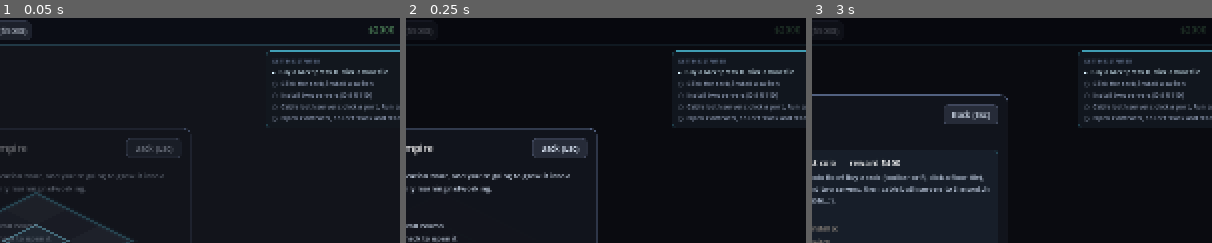
Above: before the commit, frames 1-3 (left to right).
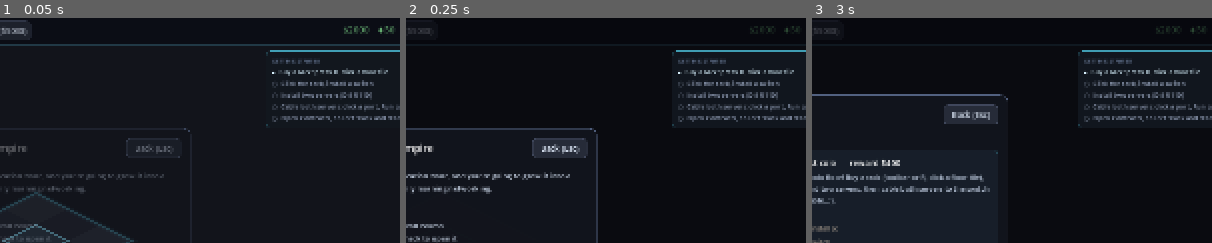
Above: after the commit, the same moments.

Repository: alukacs03/packet-empire
Game: Godot game, scene res://scenes/main.tscn
The game is run twice, just before and just after one commit, with the same random seed, the same clock (stepped at 60 frames per second) and the same inputs.
Inputs:
- Up to frame 1 (0.05 s): no input
- Up to frame 2 (0.25 s): no input
- Up to frame 3 (3 s): click "Select (Q)" at 0.5 s; click "Place rack (R)" at 1.25 s; click "Contracts" at 2 s; click "Open Contracts" at 2.75 s
The pictures show only the part of the screen within x 46-96%, y 0-50%; the shares and areas given below are measured in that part.

The runs differ from the first frame. In frame 1, 0.2% of the frame differs, in the area x 86-98%, y 3-8%; in frame 2, 0.1%; in frame 3, 0.1%.

Commit message:
NAT in the interface editor, internet-facing hosting offers, reputation
Interface editor gains a none/inside/outside NAT selector on
routers/firewalls (CLI/UI parity). Marketplace generates premium
public-hosting offers once you have transit — verified by the upstream
actually reaching the hosted address, which requires the prefix to be
announced (inbound doesn't ride on masquerade; the tests encode that
distinction). Reputation (0-100, in the HUD) climbs with healthy deal
cycles, drops on breaches and security incidents, and scales generated
customer budgets. SLA breaches now log to the event feed. 98 checks.

Closes #25, Closes #26, Closes #27

Co-Authored-By: Claude Fable 5 <noreply@anthropic.com>
Claude-Session: https://claude.ai/code/session_01EKD4BHa7oP7MbaV92exfB1

Diff:
--- a/scripts/game.gd
+++ b/scripts/game.gd
@@ -49,6 +49,7 @@
 var stage := 0
 var contracts_done: Array = []
 var cycle := 0
+var reputation := 50  # 0-100; feeds customer budgets
 var events: Array = []  # operational event log (newest first)
 var incidents_seen := {}  # "srv|dev" -> true, one breach per exposed pair
 var offers: Array = []  # open marketplace offers
@@ -162,6 +163,7 @@
 				if Sim.ping(srv, mgmt_ip)["ok"]:
 					incidents_seen[key] = true
 					cost += 100
+					reputation = maxi(0, reputation - 5)
 					log_event("SECURITY: %s's machine %s reached %s management at %s — incident response -$100. Isolate your management plane (firewall it off from customer networks)!"
 						% [deal["customer"], srv.name, d.name, mgmt_ip])
 					break
@@ -185,6 +187,8 @@
 			if not r["t"].call():
 				ok = false
 				break
+		if sla_status.get(c["id"], true) and not ok:
+			log_event("SLA BREACH: '%s' (%s) is down — fees suspended." % [c["title"], c["customer"]])
 		sla_status[c["id"]] = ok
 		if ok:
 			earned += int(c["reward"]) / 10
@@ -203,6 +207,9 @@
 		deal["healthy"] = Market.check(deal["kind"], deal["params"])
 		if deal["healthy"]:
 			earned += int(deal["fee"])
+			reputation = mini(100, reputation + 1)
+		else:
+			reputation = maxi(0, reputation - 3)
 	for offer in offers.duplicate():
 		if not (offer is Dictionary) or not offer.has("ttl"):
 			offers.erase(offer)  # defensive: drop malformed offers
@@ -422,6 +429,7 @@
 		link_data.append([l.a.dev.name, l.a.name, l.b.dev.name, l.b.name])
 	var f := FileAccess.open(save_path, FileAccess.WRITE)
 	f.store_string(JSON.stringify({"money": money, "stage": stage, "cycle": cycle,
+		"reputation": reputation,
 		"events": events, "incidents_seen": incidents_seen, "counters": _counter,
 		"contracts_done": contracts_done, "offers": offers, "deals": deals,
 		"racks": rack_data, "devices": devs, "links": link_data}, "  "))
@@ -449,6 +457,7 @@
 	stage = int(data.get("stage", 0))
 	offers = data.get("offers", [])
 	cycle = int(data.get("cycle", 0))
+	reputation = int(data.get("reputation", 50))
 	events = data.get("events", [])
 	incidents_seen = data.get("incidents_seen", {})
 	deals = data.get("deals", [])
--- a/scripts/market.gd
+++ b/scripts/market.gd
@@ -17,6 +17,9 @@
 	"dhcp_pool": {"base": 80, "spread": 70,
 		"brief": "We keep plugging in machines. Run DHCP for our subnet %s.0/24 — at least one client must hold a lease.",
 		"costs": "A server running dhcpd (from $400). Little extra power."},
+	"public_hosting": {"base": 220, "spread": 160,
+		"brief": "We want a public web presence: host our server at %s and make it reachable FROM THE INTERNET (your upstream must be able to reach it — think BGP announcement or NAT... announcement, since it must accept inbound).",
+		"costs": "A server + working transit (uplink, BGP session, prefix announced). Premium tier."},
 	"secure_host": {"base": 130, "spread": 110,
 		"brief": "Compliance demands it: our server at %s must sit behind a firewall that explicitly blocks outside access to it.",
 		"costs": "A firewall ($800) + a server. The expensive tier — quote accordingly."},
@@ -25,12 +28,15 @@
 static var _next_id := 0
 
 static func gen_offer() -> Dictionary:
-	var kind: String = KINDS.keys()[randi() % KINDS.size()]
+	var kinds: Array = KINDS.keys()
+	if not _has_uplink():
+		kinds.erase("public_hosting")  # nobody asks before you have transit
+	var kind: String = kinds[randi() % kinds.size()]
 	var spec: Dictionary = KINDS[kind]
 	var params := {}
 	var subject := ""
 	match kind:
-		"hosting", "secure_host":
+		"hosting", "secure_host", "public_hosting":
 			params["ip"] = "10.%d.%d.10" % [randi() % 180 + 20, randi() % 250]
 			subject = params["ip"]
 		"own_vlan":
@@ -40,6 +46,7 @@
 			params["subnet"] = "10.%d.%d" % [randi() % 180 + 20, randi() % 250]
 			subject = params["subnet"]
 	var budget: int = spec["base"] + randi() % int(spec["spread"])
+	budget = int(budget * (0.6 + Game.reputation / 100.0 * 0.8))  # reputation sells
 	var hint := "budget-conscious"
 	if budget >= spec["base"] + spec["spread"] * 2 / 3:
 		hint = "deep pockets"
@@ -73,6 +80,14 @@
 	match kind:
 		"hosting":
 			return _hosted_and_reachable(params["ip"])
+		"public_hosting":
+			var owner := Contracts._owner(params["ip"])
+			if owner == null or owner.type != "server":
+				return false
+			for d in Game.all_devices():
+				if d.type == "uplink" and Sim.ping(d, params["ip"])["ok"]:
+					return true
+			return false
 		"own_vlan":
 			var vid: int = int(params["vid"])
 			for d in Game.all_devices():
@@ -101,6 +116,12 @@
 			return false
 	return false
 
+static func _has_uplink() -> bool:
+	for d in Game.all_devices():
+		if d.type == "uplink":
+			return true
+	return false
+
 static func _hosted_and_reachable(ip: String) -> bool:
 	var owner := Contracts._owner(ip)
 	if owner == null or owner.type != "server":
--- a/scripts/test_sim.gd
+++ b/scripts/test_sim.gd
@@ -392,5 +392,16 @@
 	var rs2 := CLI.new_session(mkt_sw)
 	check("bridge host" in rs2.exec("help"), "cli: ROS help lists bridge host print")
 
+	# --- reputation & public hosting ---
+	var rep0 := Game.reputation
+	Game.sla_tick()
+	check(Game.reputation != rep0 or Game.reputation in [0, 100], "rep: cycles move reputation")
+	es.exec("conf t")
+	es.exec("router bgp 65001")
+	es.exec("network 10.3.0.0/24")
+	es.exec("end")
+	check(Market.check("public_hosting", {"ip": "10.3.0.10"}), "market: public hosting verified from the uplink side (needs the announcement back)")
+	check(not Market.check("public_hosting", {"ip": "10.0.0.1"}), "market: unreachable-from-internet host fails the check")
+
 	print("---- %d failures" % fails)
 	return fails
--- a/scripts/ui.gd
+++ b/scripts/ui.gd
@@ -32,6 +32,8 @@
 var if_mac: Label
 var if_enabled: CheckButton
 var if_mtu: LineEdit
+var if_nat: OptionButton
+var if_nat_row: HBoxContainer
 var if_mode: OptionButton
 var if_vlan: OptionButton
 var if_vlan_row: HBoxContainer
@@ -94,7 +96,8 @@
 		power = "   ⚡%dW / ❄%dW" % [Game.power_draw(), Game.cooling_capacity()]
 		if Game.overheating():
 			power += "  🔥 OVERHEATING"
-	money_lbl.text = "  $%d%s" % [Game.money, power]
+	money_lbl.text = "  $%d   ♦%d%s" % [Game.money, Game.reputation, power]
+	money_lbl.tooltip_text = "Money · Reputation (drives customer budgets) · Power/Cooling"
 	money_lbl.add_theme_color_override("font_color",
 		Color(1.0, 0.45, 0.35) if Game.overheating() else Color(0.55, 0.95, 0.6))
 	if Game.stage < Game.STAGES.size() - 1:
@@ -544,6 +547,15 @@
 		cur_if.enabled = on
 		Game.topology_changed.emit())
 	row1.add_child(if_enabled)
+	if_nat_row = HBoxContainer.new()
+	if_nat_row.add_child(_label("   NAT: ", 14, MUTED))
+	if_nat = OptionButton.new()
+	for opt in ["none", "inside", "outside"]:
+		if_nat.add_item(opt)
+	if_nat.item_selected.connect(func(idx: int) -> void:
+		cur_if.nat = "" if idx == 0 else ["", "inside", "outside"][idx]
+		Game.topology_changed.emit())
+	if_nat_row.add_child(if_nat)
 	row1.add_child(_label("   MTU: ", 14, MUTED))
 	if_mtu = _mono_edit(90)
 	if_mtu.text_submitted.connect(func(t: String) -> void:
@@ -551,6 +563,7 @@
 			cur_if.mtu = int(t)
 		if_mtu.text = str(cur_if.mtu))
 	row1.add_child(if_mtu)
+	row1.add_child(if_nat_row)
 
 	var row2 := HBoxContainer.new()
 	v.add_child(row2)
@@ -629,6 +642,8 @@
 	if_enabled.set_pressed_no_signal(cur_if.enabled)
 	if_mtu.text = str(cur_if.mtu)
 	var is_switch := cur_if.dev.type == "switch"
+	if_nat_row.visible = cur_if.dev.ip_forwarding and cur_if.dev.type != "uplink"
+	if_nat.select({"": 0, "inside": 1, "outside": 2}[cur_if.nat])
 	if_ip_section.visible = not is_switch  # SVIs on switches: not yet
 	if_mode.get_parent().visible = is_switch
 	if_mode.select(0 if cur_if.mode == "access" else 1)
